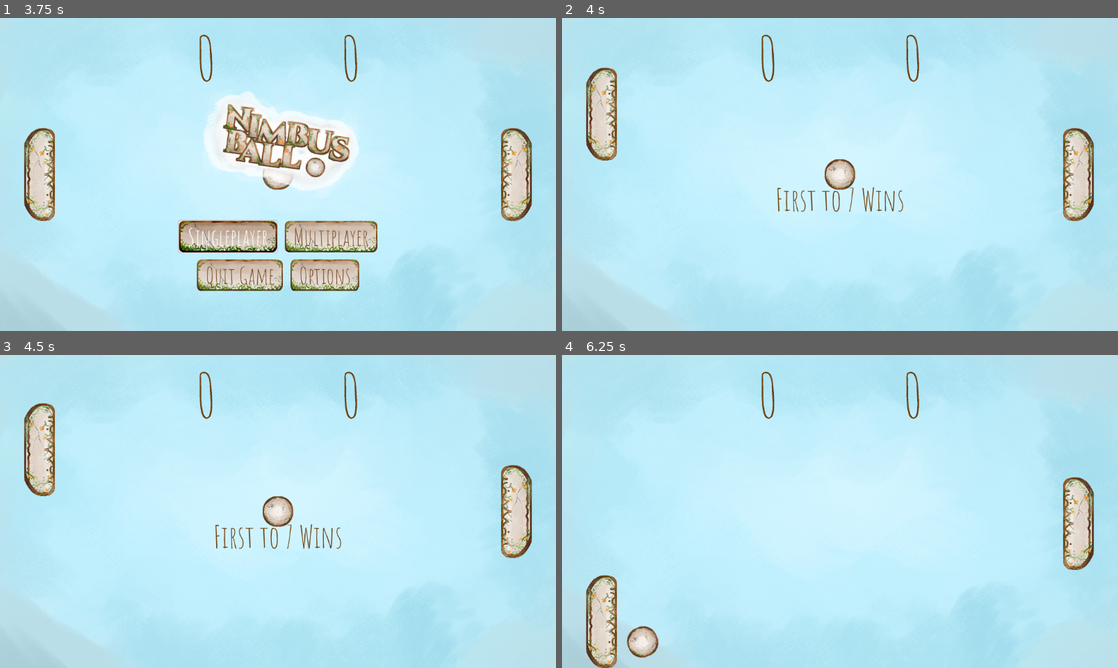
Above: before the commit, frames 1-4 (two rows, left to right).
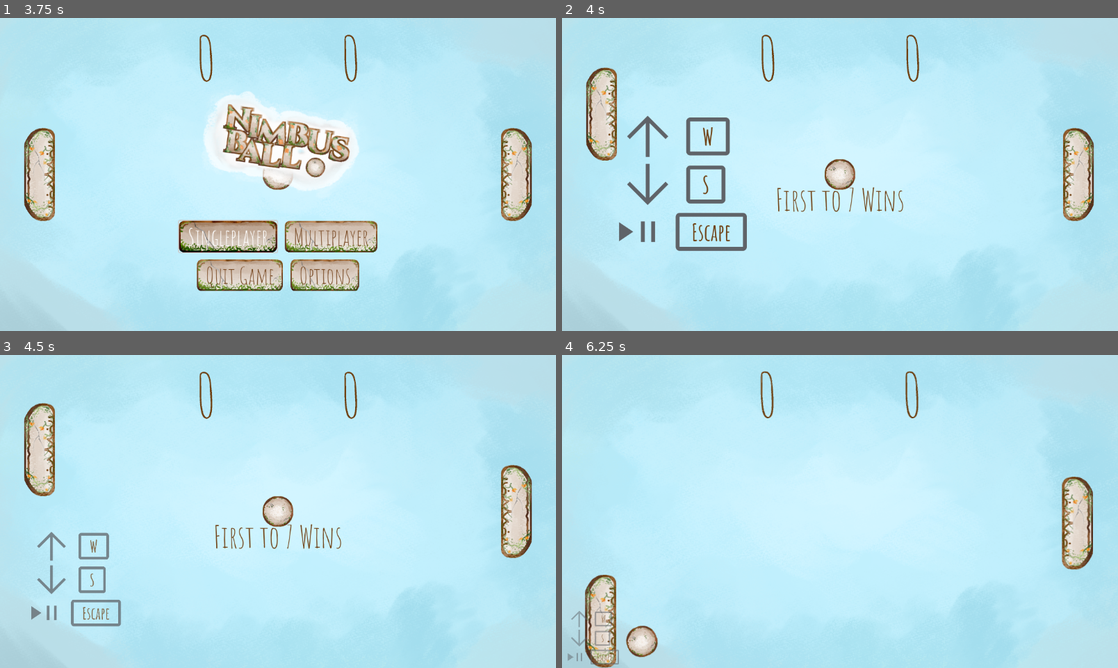
Above: after the commit, the same moments.

Repository: SirLaughy/godot-4-pong
Game: Godot game, scene res://Scenes/main.tscn
The game is run twice, just before and just after one commit, with the same random seed, the same clock (stepped at 60 frames per second) and the same inputs.
Inputs (mouse positions are in pixels of both pictures, inside the frame that each line leads up to):
- Up to frame 1 (3.75 s): click "New Game" at 0.5 s; tap Enter (player2_pause) at 1.25 s; move the mouse to (400, 158) at 1.27 s; hold W (player1_up) 1.28-2.03 s; hold Down (player2_down) 1.28-2.03 s; click (400, 158) at 1.42 s; tap Up (player2_up) at 1.55, 2.1, 3.05, 3.6 s; move the mouse to (166, 190) at 2.02 s; hold S (player1_down) 2.03-2.78 s; click (166, 190) at 2.17 s; tap Down (player2_down) at 2.3 s; move the mouse to (333, 105) at 2.77 s; hold Down (player2_down) 2.78-3.53 s; hold W (player1_up) from 2.78 s (still down); click (333, 105) at 2.92 s; move the mouse to (250, 237) at 3.52 s; click (250, 237) at 3.67 s
- Up to frame 2 (4 s): keep holding W (player1_up); tap Down (player2_down) at 3.8 s
- Up to frame 3 (4.5 s): move the mouse to (444, 558) at 4.27 s; release W (player1_up) at 4.28 s; hold S (player1_down) from 4.28 s (still down); hold Down (player2_down) from 4.28 s (still down); click (444, 558) at 4.42 s
- Up to frame 4 (6.25 s): keep holding S (player1_down); tap Up (player2_up) at 4.55, 5.1, 6.05 s; tap Escape (player1_pause) at 4.9 s; move the mouse to (673, 464) at 5.02 s; release Down (player2_down) at 5.03 s; click (673, 464) at 5.17 s; tap Down (player2_down) at 5.3 s; tap Enter (player2_pause) at 5.65 s; move the mouse to (867, 511) at 5.77 s; hold Down (player2_down) from 5.78 s (still down); click (867, 511) at 5.92 s

Frame 1 is identical in both runs. In frame 2, 2.1% of the frame differs, in the area x 10-34%, y 31-75%; in frame 3, 1.0%; in frame 4, 2.0%.

Commit message:
Show controls on main scene for newer players and added polish tween on scoring

Diff:
--- a/Assets/Themes/UI.tres
+++ b/Assets/Themes/UI.tres
@@ -1,9 +1,11 @@
-[gd_resource type="Theme" load_steps=10 format=3 uid="uid://fifqueo1ohan"]
+[gd_resource type="Theme" load_steps=13 format=3 uid="uid://fifqueo1ohan"]
 
 [ext_resource type="FontFile" uid="uid://ccfqm3vdf1qg" path="res://Assets/Fonts/AmaticSC-Regular.ttf" id="1_84w28"]
 [ext_resource type="Texture2D" uid="uid://dwoauwkbblyr4" path="res://Assets/Sprites/sprite_button_hovered.png" id="2_bcb31"]
 [ext_resource type="Texture2D" uid="uid://b5lvc3e6wtu8v" path="res://Assets/Sprites/sprite_button_default.png" id="3_jqme7"]
 [ext_resource type="Texture2D" uid="uid://cfrl45whp332r" path="res://Assets/Sprites/sprite_button_pressed.png" id="4_i0m18"]
+[ext_resource type="FontFile" uid="uid://cl7q3e4lr70i" path="res://Assets/Fonts/AmaticSC-Bold.ttf" id="5_nfa4j"]
+[ext_resource type="Texture2D" uid="uid://b7xokdhncgj64" path="res://Assets/Icons/check_box_outline_blank_64dp_5F6368_FILL0_wght400_GRAD0_opsz48.png" id="6_pul46"]
 
 [sub_resource type="StyleBoxFlat" id="StyleBoxFlat_fwoyw"]
 content_margin_left = 4.0
@@ -67,6 +69,13 @@
 expand_margin_left = 16.0
 expand_margin_right = 16.0
 
+[sub_resource type="StyleBoxTexture" id="StyleBoxTexture_8sroa"]
+texture = ExtResource("6_pul46")
+texture_margin_left = 98.0
+texture_margin_top = 48.0
+texture_margin_right = 98.0
+texture_margin_bottom = 48.0
+
 [resource]
 default_font = ExtResource("1_84w28")
 default_font_size = 48
@@ -100,6 +109,10 @@
 Label/constants/shadow_outline_size = 1
 Label/font_sizes/font_size = 48
 Label/fonts/font = ExtResource("1_84w28")
+Label_Control_Key/base_type = &"Label"
+Label_Control_Key/font_sizes/font_size = 98
+Label_Control_Key/fonts/font = ExtResource("5_nfa4j")
+Label_Control_Key/styles/normal = SubResource("StyleBoxTexture_8sroa")
 Label_Heading/base_type = &"Label"
 Label_Heading/colors/font_color = Color(0.788235, 0.701961, 0.635294, 1)
 Label_Heading/colors/font_outline_color = Color(0.439216, 0.258824, 0.0784314, 1)
--- /dev/null
+++ b/Scenes/controls_display.tscn
@@ -0,0 +1,98 @@
+[gd_scene load_steps=6 format=3 uid="uid://sdeo185qikix"]
+
+[ext_resource type="Texture2D" uid="uid://d0oah6w8gvmcx" path="res://Assets/Icons/arrow_upward_64dp_5F6368_FILL0_wght400_GRAD0_opsz48.png" id="1_rod03"]
+[ext_resource type="Script" path="res://Scripts/controls_display.gd" id="1_s6vit"]
+[ext_resource type="Theme" uid="uid://fifqueo1ohan" path="res://Assets/Themes/UI.tres" id="3_cdj4s"]
+[ext_resource type="Texture2D" uid="uid://dtyke3jedwqta" path="res://Assets/Icons/arrow_downward_64dp_5F6368_FILL0_wght400_GRAD0_opsz48.png" id="4_3fp4l"]
+[ext_resource type="Texture2D" uid="uid://b0xecihrifrd3" path="res://Assets/Icons/play_pause_64dp_5F6368_FILL0_wght400_GRAD0_opsz48.png" id="5_j6r5u"]
+
+[node name="Controls_Display" type="Control"]
+layout_mode = 3
+anchors_preset = 15
+anchor_right = 1.0
+anchor_bottom = 1.0
+grow_horizontal = 2
+grow_vertical = 2
+script = ExtResource("1_s6vit")
+
+[node name="Move_Up" type="HBoxContainer" parent="."]
+clip_contents = true
+layout_mode = 2
+offset_left = -93.0
+offset_top = -8.0
+offset_right = 663.0
+offset_bottom = 213.0
+size_flags_horizontal = 4
+theme_override_constants/separation = 128
+alignment = 1
+
+[node name="Action" type="TextureRect" parent="Move_Up"]
+layout_mode = 2
+size_flags_vertical = 4
+texture = ExtResource("1_rod03")
+expand_mode = 1
+stretch_mode = 3
+
+[node name="Event" type="Label" parent="Move_Up"]
+layout_mode = 2
+theme = ExtResource("3_cdj4s")
+theme_type_variation = &"Label_Control_Key"
+text = "W"
+vertical_alignment = 1
+
+[node name="Move_Down" type="HBoxContainer" parent="."]
+clip_contents = true
+layout_mode = 2
+offset_left = -102.0
+offset_top = 191.0
+offset_right = 654.0
+offset_bottom = 412.0
+size_flags_horizontal = 4
+theme_override_constants/separation = 128
+alignment = 1
+
+[node name="Action" type="TextureRect" parent="Move_Down"]
+layout_mode = 2
+size_flags_vertical = 4
+texture = ExtResource("4_3fp4l")
+expand_mode = 1
+stretch_mode = 3
+
+[node name="Event" type="Label" parent="Move_Down"]
+layout_mode = 2
+theme = ExtResource("3_cdj4s")
+theme_type_variation = &"Label_Control_Key"
+text = "S"
+vertical_alignment = 1
+
+[node name="Pause" type="HBoxContainer" parent="."]
+clip_contents = true
+layout_mode = 2
+offset_left = -79.0
+offset_top = 387.0
+offset_right = 677.0
+offset_bottom = 608.0
+size_flags_horizontal = 4
+theme_override_constants/separation = 128
+alignment = 1
+
+[node name="Action" type="TextureRect" parent="Pause"]
+layout_mode = 2
+size_flags_vertical = 4
+texture = ExtResource("5_j6r5u")
+expand_mode = 1
+stretch_mode = 3
+
+[node name="Event" type="Label" parent="Pause"]
+layout_mode = 2
+theme = ExtResource("3_cdj4s")
+theme_type_variation = &"Label_Control_Key"
+text = "SPACE"
+vertical_alignment = 1
+
+[node name="Transition_Timer" type="Timer" parent="."]
+wait_time = 0.5
+one_shot = true
+
+[connection signal="visibility_changed" from="." to="." method="_on_visibility_changed"]
+[connection signal="timeout" from="Transition_Timer" to="." method="_on_transition_timer_timeout"]
--- a/Scenes/hud.tscn
+++ b/Scenes/hud.tscn
@@ -7,6 +7,7 @@
 [ext_resource type="Theme" uid="uid://fifqueo1ohan" path="res://Assets/Themes/UI.tres" id="4_pix71"]
 [ext_resource type="Script" path="res://Scripts/GUIBackground.gd" id="5_7e58c"]
 [ext_resource type="Script" path="res://Scripts/MainMenu.gd" id="5_ii3dr"]
+[ext_resource type="Script" path="res://Scripts/Scores.gd" id="5_oh0w8"]
 [ext_resource type="Script" path="res://Scripts/PauseMenu.gd" id="6_jh8sb"]
 [ext_resource type="Script" path="res://Scripts/OptionsMenu.gd" id="6_vo8by"]
 [ext_resource type="PackedScene" uid="uid://dces7q46jng7a" path="res://Scenes/keybind_remap.tscn" id="10_a7h4u"]
@@ -97,6 +98,7 @@
 
 [node name="Scores" type="CanvasGroup" parent="."]
 visible = false
+script = ExtResource("5_oh0w8")
 
 [node name="Score1" type="Label" parent="Scores"]
 anchors_preset = 5
--- a/Scenes/main.tscn
+++ b/Scenes/main.tscn
@@ -1,12 +1,14 @@
-[gd_scene load_steps=12 format=3 uid="uid://cqq5dpjd0hyyj"]
+[gd_scene load_steps=14 format=3 uid="uid://cqq5dpjd0hyyj"]
 
 [ext_resource type="Script" path="res://Scripts/main.gd" id="1_juicp"]
 [ext_resource type="Texture2D" uid="uid://5vb373nbxgv1" path="res://Assets/Sprites/sprite_sky.png" id="2_kip5k"]
 [ext_resource type="PackedScene" uid="uid://m0m2lor6qgmg" path="res://Scenes/ball.tscn" id="3_2tlln"]
 [ext_resource type="Texture2D" uid="uid://ccje43xsg0ivf" path="res://Assets/Sprites/meaasure lines.png" id="3_qyb5e"]
 [ext_resource type="PackedScene" uid="uid://pcd7t2ql1n7g" path="res://Scenes/paddle.tscn" id="4_m0r5h"]
+[ext_resource type="Script" path="res://Scripts/ControlsDisplay.gd" id="8_orays"]
 [ext_resource type="PackedScene" uid="uid://cq6qrrdwgxiid" path="res://Scenes/hud.tscn" id="8_r70bt"]
 [ext_resource type="Script" path="res://Scripts/BallTrappedDetection.gd" id="9_6blkq"]
+[ext_resource type="PackedScene" uid="uid://sdeo185qikix" path="res://Scenes/controls_display.tscn" id="9_mh86u"]
 [ext_resource type="PackedScene" uid="uid://c6jorspf5q03q" path="res://Scenes/shake_camera.tscn" id="10_gb3ao"]
 
 [sub_resource type="RectangleShape2D" id="RectangleShape2D_m707d"]
@@ -99,6 +101,31 @@
 wait_time = 0.5
 one_shot = true
 
+[node name="ControlsDisplay" type="CanvasLayer" parent="."]
+visible = false
+script = ExtResource("8_orays")
+
+[node name="Controls_Display_P1" parent="ControlsDisplay" instance=ExtResource("9_mh86u")]
+anchors_preset = 4
+anchor_top = 0.5
+anchor_right = 0.0
+anchor_bottom = 0.5
+offset_left = 16.0
+offset_top = 202.0
+offset_right = 16.0
+offset_bottom = 202.0
+grow_horizontal = 1
+scale = Vector2(0.2, 0.2)
+size_flags_vertical = 4
+
+[node name="Controls_Display_P2" parent="ControlsDisplay" instance=ExtResource("9_mh86u")]
+offset_left = 1038.0
+offset_top = 526.0
+offset_right = 1038.0
+offset_bottom = 526.0
+scale = Vector2(0.2, 0.2)
+side = 1
+
 [node name="ShakeCamera" parent="." instance=ExtResource("10_gb3ao")]
 
 [connection signal="input_event" from="screen_top" to="Ball" method="_on_screen_top_input_event"]
--- /dev/null
+++ b/Scripts/ControlsDisplay.gd
@@ -0,0 +1,7 @@
+extends CanvasLayer
+
+func _ready():
+	GlobalSignals.scene_gameScene.connect(on_scene_gameScene)
+
+func on_scene_gameScene():
+	show()
--- a/Scripts/Globals/GlobalSignals.gd
+++ b/Scripts/Globals/GlobalSignals.gd
@@ -1,11 +1,15 @@
 extends Node
 
-signal New_Game
-
+# Scene Manager
 signal scene_mainMenu
 signal scene_gameScene
 signal scene_pauseMenu
 signal scene_optionsMenu
 signal scene_controlsMenu
 
+# Game Control
+signal New_Game
+signal point_scored(side)
+
+# Options Control
 signal controlMap_button_pressed(label)
--- /dev/null
+++ b/Scripts/Scores.gd
@@ -0,0 +1,19 @@
+extends CanvasGroup
+
+@onready var score_1 = $Score1
+@onready var score_2 = $Score2
+
+var paddle
+
+func _ready():
+	GlobalSignals.point_scored.connect(on_point_scored)
+
+func on_point_scored(side):
+	match side:
+		GlobalEnums.PaddleSide.LEFT:
+			paddle = score_1
+		GlobalEnums.PaddleSide.RIGHT:
+			paddle = score_2
+	var tween = get_tree().create_tween()
+	tween.tween_property(paddle, "scale", Vector2(1.1, 1.1), 0.1)
+	tween.tween_property(paddle, "scale", Vector2(1, 1), 0.1)
--- /dev/null
+++ b/Scripts/controls_display.gd
@@ -0,0 +1,83 @@
+extends Control
+
+# declare variables
+@export var side : GlobalEnums.PaddleSide
+
+@onready var event_moveUp = $Move_Up/Event
+@onready var event_moveDown = $Move_Down/Event
+@onready var event_pause = $Pause/Event
+
+
+var controls : Dictionary
+
+func _ready():
+	GlobalSignals.New_Game.connect(on_newGame)
+	GlobalSignals.scene_gameScene.connect(on_scene_gameScene)
+
+func on_scene_gameScene():
+	set_text()
+	match GlobalVariables.game_mode:
+		GlobalEnums.GameMode.SINGLEPLAYER:
+			if side == GlobalEnums.PaddleSide.RIGHT:
+				hide()
+		GlobalEnums.GameMode.MULTIPLAYER:
+			pass
+
+func on_newGame():
+	transition()
+
+func set_text():
+	controls = GlobalConfigs.configs.controls
+	match side:
+		GlobalEnums.PaddleSide.LEFT:
+			event_moveUp.text = get_text(controls.player1_up)
+			event_moveDown.text = get_text(controls.player1_down)
+			event_pause.text = get_text(controls.player1_pause)
+		GlobalEnums.PaddleSide.RIGHT:
+			event_moveUp.text = get_text(controls.player2_up)
+			event_moveDown.text = get_text(controls.player2_down)
+			event_pause.text = get_text(controls.player2_pause)
+
+func get_text(event : int) -> String:
+	var temp
+	if event > 10: #keycode
+		temp = InputEventKey.new()
+		temp.keycode = event
+		return temp.as_text()
+	else: #mousebutton
+		temp = InputEventMouseButton.new()
+		temp.button_index = event
+		if temp.button_index == 1:
+			return "LMB"
+		if temp.button_index == 2:
+			return "RMB"
+		if temp.button_index == 3:
+			return "MMB"
+		else:
+			return temp.as_text()
+
+func transition():
+	$Transition_Timer.start()
+	scale = Vector2(0.5, 0.5)
+	position.y = 194
+	if visible:
+		modulate.a = 1
+	match side:
+		GlobalEnums.PaddleSide.LEFT:
+			position.x = 128
+		GlobalEnums.PaddleSide.RIGHT:
+			position.x = 800
+
+func get_x():
+	match side:
+		GlobalEnums.PaddleSide.LEFT:
+			return 16
+		GlobalEnums.PaddleSide.RIGHT:
+			return 1038
+
+func _on_transition_timer_timeout():
+	var tween = get_tree().create_tween()
+	tween.tween_property($".", "scale", Vector2(0.2, 0.2), 0.5)
+	tween.parallel().tween_property($".", "position", Vector2(get_x(), 526), 0.5)
+	if visible:
+		tween.parallel().tween_property($".", "modulate:a", 0.5, 0.5)
--- a/Scripts/main.gd
+++ b/Scripts/main.gd
@@ -10,9 +10,7 @@
 
 # Called when the node enters the scene tree for the first time.
 func _ready():
-	GlobalSignals.scene_gameScene.connect(scene_gameScene)
-	GlobalSignals.New_Game.connect(new_game)
-	GlobalSignals.scene_mainMenu.connect(scene_mainMenu)
+	signal_connect()
 	GlobalConfigs.screen_size = get_viewport_rect().size
 	SceneManager.set_scene()
 
@@ -24,6 +22,7 @@
 				pass
 			GlobalEnums.GameScenes.GAME_SCENE:
 				SceneManager.push_scene(GlobalEnums.GameScenes.PAUSE_MENU)
+				$ControlsDisplay.hide()
 			GlobalEnums.GameScenes.PAUSE_MENU:
 				$HUD/PauseMenu.hide()
 				SceneManager.pop_stack()
@@ -56,19 +55,20 @@
 
 # increase right hand GlobalVariables.score
 func _on_screen_left_body_entered(_body):
-		GlobalVariables.score[1] += 1
+		change_score(GlobalEnums.PaddleSide.RIGHT)
 		$HUD/Scores/Score2.text = str(GlobalVariables.score[1])
 		check_score()
 
 # increase left hand GlobalVariables.score
 func _on_screen_right_body_entered(_body):
-		GlobalVariables.score[0] += 1
+		change_score(GlobalEnums.PaddleSide.LEFT)
 		$HUD/Scores/Score1.text = str(GlobalVariables.score[0])
 		check_score()
 
 # move the ball in a random direction
 func _on_ball_timer_timeout():
 	ball.random_direction()
+
 
 # display winner and return to main menu
 func game_over():
@@ -103,3 +103,16 @@
 
 func scene_mainMenu() -> void:
 	new_round()
+
+func change_score(side):
+	match side:
+		GlobalEnums.PaddleSide.LEFT:
+			GlobalVariables.score[0] +=1
+		GlobalEnums.PaddleSide.RIGHT:
+			GlobalVariables.score[1] +=1
+	GlobalSignals.point_scored.emit(side)
+
+func signal_connect():
+	GlobalSignals.scene_gameScene.connect(scene_gameScene)
+	GlobalSignals.New_Game.connect(new_game)
+	GlobalSignals.scene_mainMenu.connect(scene_mainMenu)
--- a/Scripts/shake_camera.gd
+++ b/Scripts/shake_camera.gd
@@ -22,4 +22,4 @@
 	offset.y = (max_offset.y * amount * randf_range(-1, 1))
 
 func add_trauma(amount : float):
-		trauma = min(amount * GlobalConfigs.screen_shake_level, 1.0)
+		trauma = min(amount * GlobalConfigs.configs.screen_shake_level, 1.0)
Binary file added: Assets/Icons/0.png
Not shown, added: Assets/Icons/0.png.import
Binary file added: Assets/Icons/1.png
Not shown, added: Assets/Icons/1.png.import
Binary file added: Assets/Icons/2.png
Not shown, added: Assets/Icons/2.png.import
Binary file added: Assets/Icons/3.png
Not shown, added: Assets/Icons/3.png.import
Binary file added: Assets/Icons/4.png
Not shown, added: Assets/Icons/4.png.import
Binary file added: Assets/Icons/5.png
Not shown, added: Assets/Icons/5.png.import
(and 216 more such lines)
